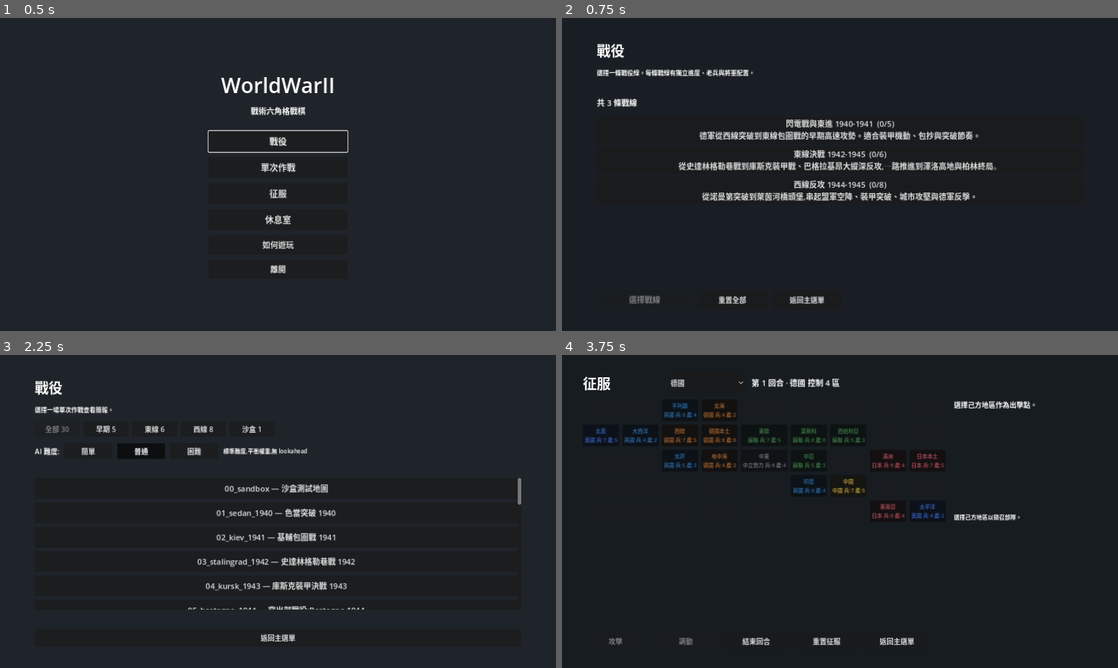
Above: before the commit, frames 1-4 (two rows, left to right).
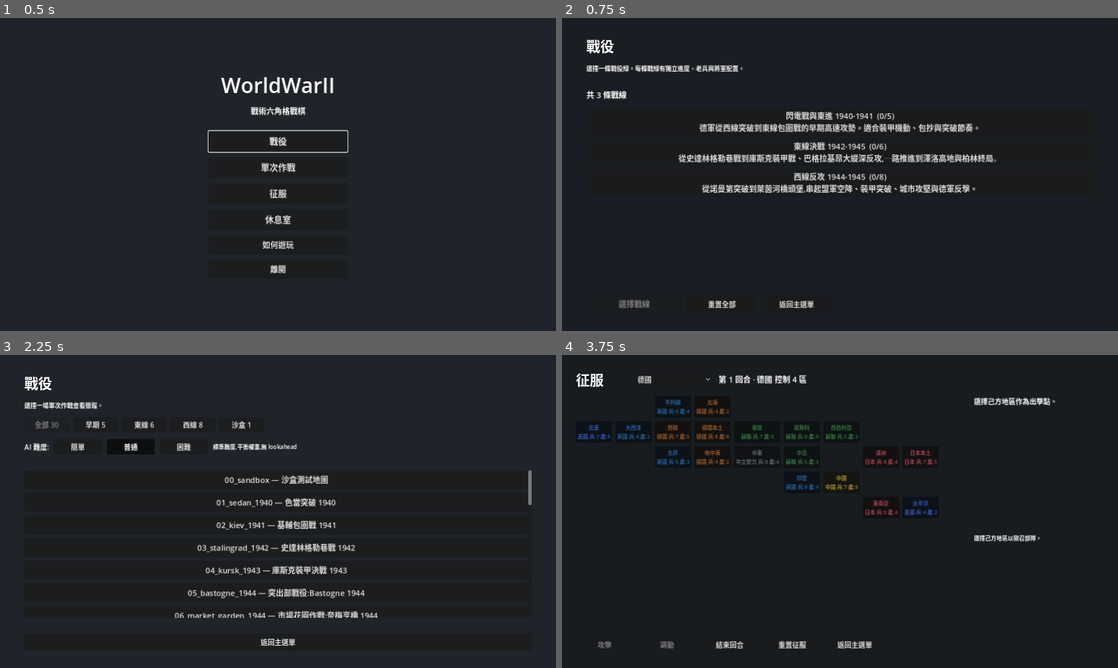
Above: after the commit, the same moments.

Repository: Fischer-Zhang/WorldWarII
Game: Godot game, scene res://scenes/main_menu.tscn
The game is run twice, just before and just after one commit, with the same random seed, the same clock (stepped at 60 frames per second) and the same inputs.
Inputs:
- Up to frame 1 (0.5 s): no input
- Up to frame 2 (0.75 s): click "戰役" at 0.5 s
- Up to frame 3 (2.25 s): click "返回主選單" at 1.25 s; click "單次作戰" at 2 s
- Up to frame 4 (3.75 s): click "返回主選單" at 2.75 s; click "征服" at 3.5 s

Frame 1 is identical in both runs. In frame 2, 9.4% of the frame differs, in the area x 4-79%, y 6-93%; in frame 3, 7.0%; in frame 4, 5.8%.

Commit message:
Tighten menu screen layouts

Diff:
--- a/scenes/briefing.tscn
+++ b/scenes/briefing.tscn
@@ -19,10 +19,10 @@
 anchors_preset = 15
 anchor_right = 1.0
 anchor_bottom = 1.0
-theme_override_constants/margin_left = 80
-theme_override_constants/margin_right = 80
-theme_override_constants/margin_top = 50
-theme_override_constants/margin_bottom = 50
+theme_override_constants/margin_left = 56
+theme_override_constants/margin_right = 56
+theme_override_constants/margin_top = 40
+theme_override_constants/margin_bottom = 40
 
 [node name="VBox" type="VBoxContainer" parent="Margin"]
 theme_override_constants/separation = 18
@@ -33,10 +33,9 @@
 
 [node name="BriefingScroll" type="ScrollContainer" parent="Margin/VBox"]
 size_flags_vertical = 3
-custom_minimum_size = Vector2(0, 400)
 
 [node name="Briefing" type="RichTextLabel" parent="Margin/VBox/BriefingScroll"]
-custom_minimum_size = Vector2(1100, 400)
+size_flags_horizontal = 3
 bbcode_enabled = true
 fit_content = true
 scroll_active = false
--- a/scenes/campaign.tscn
+++ b/scenes/campaign.tscn
@@ -19,10 +19,10 @@
 anchors_preset = 15
 anchor_right = 1.0
 anchor_bottom = 1.0
-theme_override_constants/margin_left = 80
-theme_override_constants/margin_right = 80
-theme_override_constants/margin_top = 50
-theme_override_constants/margin_bottom = 50
+theme_override_constants/margin_left = 56
+theme_override_constants/margin_right = 56
+theme_override_constants/margin_top = 40
+theme_override_constants/margin_bottom = 40
 
 [node name="VBox" type="VBoxContainer" parent="Margin"]
 theme_override_constants/separation = 16
@@ -36,7 +36,7 @@
 text = "選擇一條戰役線。每條戰線有獨立進度、老兵與將軍配置。"
 
 [node name="Spacer1" type="Control" parent="Margin/VBox"]
-custom_minimum_size = Vector2(0, 12)
+custom_minimum_size = Vector2(0, 4)
 
 [node name="Status" type="Label" parent="Margin/VBox"]
 theme_override_font_sizes/font_size = 18
@@ -50,7 +50,7 @@
 theme_override_constants/separation = 6
 
 [node name="Spacer2" type="Control" parent="Margin/VBox"]
-custom_minimum_size = Vector2(0, 12)
+custom_minimum_size = Vector2(0, 4)
 
 [node name="Buttons" type="HBoxContainer" parent="Margin/VBox"]
 theme_override_constants/separation = 12
--- a/scenes/conquest.tscn
+++ b/scenes/conquest.tscn
@@ -19,10 +19,10 @@
 anchors_preset = 15
 anchor_right = 1.0
 anchor_bottom = 1.0
-theme_override_constants/margin_left = 48
-theme_override_constants/margin_right = 48
-theme_override_constants/margin_top = 40
-theme_override_constants/margin_bottom = 40
+theme_override_constants/margin_left = 32
+theme_override_constants/margin_right = 32
+theme_override_constants/margin_top = 32
+theme_override_constants/margin_bottom = 32
 
 [node name="VBox" type="VBoxContainer" parent="Margin"]
 theme_override_constants/separation = 14
@@ -31,7 +31,7 @@
 theme_override_constants/separation = 14
 
 [node name="Title" type="Label" parent="Margin/VBox/Header"]
-custom_minimum_size = Vector2(180, 40)
+custom_minimum_size = Vector2(120, 40)
 theme_override_font_sizes/font_size = 32
 text = "征服"
 
@@ -59,7 +59,7 @@
 columns = 9
 
 [node name="DetailPanel" type="VBoxContainer" parent="Margin/VBox/Body"]
-custom_minimum_size = Vector2(330, 0)
+custom_minimum_size = Vector2(300, 0)
 
 [node name="Detail" type="RichTextLabel" parent="Margin/VBox/Body/DetailPanel"]
 size_flags_vertical = 3
@@ -68,7 +68,7 @@
 text = ""
 
 [node name="RecruitScroll" type="ScrollContainer" parent="Margin/VBox/Body/DetailPanel"]
-custom_minimum_size = Vector2(0, 260)
+custom_minimum_size = Vector2(0, 220)
 horizontal_scroll_mode = 0
 
 [node name="RecruitList" type="VBoxContainer" parent="Margin/VBox/Body/DetailPanel/RecruitScroll"]
@@ -79,21 +79,21 @@
 theme_override_constants/separation = 12
 
 [node name="AttackButton" type="Button" parent="Margin/VBox/Actions"]
-custom_minimum_size = Vector2(150, 44)
+custom_minimum_size = Vector2(132, 44)
 text = "攻擊"
 
 [node name="TransferButton" type="Button" parent="Margin/VBox/Actions"]
-custom_minimum_size = Vector2(150, 44)
+custom_minimum_size = Vector2(132, 44)
 text = "調動"
 
 [node name="EndTurnButton" type="Button" parent="Margin/VBox/Actions"]
-custom_minimum_size = Vector2(150, 44)
+custom_minimum_size = Vector2(132, 44)
 text = "結束回合"
 
 [node name="ResetButton" type="Button" parent="Margin/VBox/Actions"]
-custom_minimum_size = Vector2(150, 44)
+custom_minimum_size = Vector2(132, 44)
 text = "重置征服"
 
 [node name="BackButton" type="Button" parent="Margin/VBox/Actions"]
-custom_minimum_size = Vector2(150, 44)
+custom_minimum_size = Vector2(132, 44)
 text = "返回主選單"
--- a/scenes/help.tscn
+++ b/scenes/help.tscn
@@ -19,10 +19,10 @@
 anchors_preset = 15
 anchor_right = 1.0
 anchor_bottom = 1.0
-theme_override_constants/margin_left = 80
-theme_override_constants/margin_right = 80
-theme_override_constants/margin_top = 50
-theme_override_constants/margin_bottom = 50
+theme_override_constants/margin_left = 56
+theme_override_constants/margin_right = 56
+theme_override_constants/margin_top = 40
+theme_override_constants/margin_bottom = 40
 
 [node name="VBox" type="VBoxContainer" parent="Margin"]
 theme_override_constants/separation = 18
@@ -33,10 +33,9 @@
 
 [node name="HelpScroll" type="ScrollContainer" parent="Margin/VBox"]
 size_flags_vertical = 3
-custom_minimum_size = Vector2(0, 460)
 
 [node name="HelpText" type="RichTextLabel" parent="Margin/VBox/HelpScroll"]
-custom_minimum_size = Vector2(1100, 460)
+size_flags_horizontal = 3
 bbcode_enabled = true
 fit_content = true
 scroll_active = false
--- a/scenes/lounge.tscn
+++ b/scenes/lounge.tscn
@@ -19,13 +19,13 @@
 anchors_preset = 15
 anchor_right = 1.0
 anchor_bottom = 1.0
-theme_override_constants/margin_left = 80
-theme_override_constants/margin_right = 80
-theme_override_constants/margin_top = 50
-theme_override_constants/margin_bottom = 50
+theme_override_constants/margin_left = 56
+theme_override_constants/margin_right = 56
+theme_override_constants/margin_top = 36
+theme_override_constants/margin_bottom = 36
 
 [node name="VBox" type="VBoxContainer" parent="Margin"]
-theme_override_constants/separation = 14
+theme_override_constants/separation = 10
 
 [node name="Title" type="Label" parent="Margin/VBox"]
 theme_override_font_sizes/font_size = 32
@@ -49,7 +49,7 @@
 
 [node name="Body" type="HBoxContainer" parent="Margin/VBox"]
 size_flags_vertical = 3
-theme_override_constants/separation = 18
+theme_override_constants/separation = 14
 
 [node name="GeneralsPanel" type="VBoxContainer" parent="Margin/VBox/Body"]
 size_flags_horizontal = 3
--- a/scenes/main_menu.tscn
+++ b/scenes/main_menu.tscn
@@ -20,9 +20,9 @@
 anchor_right = 0.5
 anchor_bottom = 1.0
 offset_left = -160.0
-offset_top = 72.0
+offset_top = 48.0
 offset_right = 160.0
-offset_bottom = -72.0
+offset_bottom = -48.0
 theme_override_constants/separation = 12
 alignment = 1
 
--- a/scenes/scenario_select.tscn
+++ b/scenes/scenario_select.tscn
@@ -19,10 +19,10 @@
 anchors_preset = 15
 anchor_right = 1.0
 anchor_bottom = 1.0
-theme_override_constants/margin_left = 80
-theme_override_constants/margin_right = 80
-theme_override_constants/margin_top = 50
-theme_override_constants/margin_bottom = 50
+theme_override_constants/margin_left = 56
+theme_override_constants/margin_right = 56
+theme_override_constants/margin_top = 40
+theme_override_constants/margin_bottom = 40
 
 [node name="VBox" type="VBoxContainer" parent="Margin"]
 theme_override_constants/separation = 16
@@ -65,7 +65,7 @@
 text = ""
 
 [node name="Spacer1" type="Control" parent="Margin/VBox"]
-custom_minimum_size = Vector2(0, 12)
+custom_minimum_size = Vector2(0, 4)
 
 [node name="ListScroll" type="ScrollContainer" parent="Margin/VBox"]
 size_flags_vertical = 3
@@ -75,7 +75,7 @@
 theme_override_constants/separation = 8
 
 [node name="Spacer2" type="Control" parent="Margin/VBox"]
-custom_minimum_size = Vector2(0, 12)
+custom_minimum_size = Vector2(0, 4)
 
 [node name="BackButton" type="Button" parent="Margin/VBox"]
 custom_minimum_size = Vector2(0, 40)
--- a/scripts/ui/campaign.gd
+++ b/scripts/ui/campaign.gd
@@ -43,7 +43,7 @@
 		var cstate := CampaignManager.campaign_state(state, cid, order)
 		var progress := int(cstate.get("progress", 0))
 		var btn := Button.new()
-		btn.custom_minimum_size = Vector2(0, 64)
+		btn.custom_minimum_size = Vector2(0, 58)
 		btn.add_theme_font_size_override("font_size", 18)
 		btn.text = "%s  (%d/%d)\n%s" % [
 			String(campaign.get("title", cid)),
@@ -78,7 +78,7 @@
 		var scenario: Dictionary = DataLoader.get_scenario(sid)
 		var title := String(scenario.get("title", sid))
 		var btn := Button.new()
-		btn.custom_minimum_size = Vector2(0, 54)
+		btn.custom_minimum_size = Vector2(0, 50)
 		btn.add_theme_font_size_override("font_size", 18)
 		var prefix := "[?]"
 		var color := Color(0.6, 0.6, 0.6)
--- a/scripts/ui/lounge.gd
+++ b/scripts/ui/lounge.gd
@@ -65,7 +65,7 @@
 		var cost := LoungeManager.general_upgrade_cost(level)
 		var mods := LoungeManager.general_upgrade_mods(general_def, min(level + 1, LoungeManager.MAX_GENERAL_LEVEL))
 		var btn := Button.new()
-		btn.custom_minimum_size = Vector2(0, 76)
+		btn.custom_minimum_size = Vector2(0, 70)
 		btn.add_theme_font_size_override("font_size", 16)
 		btn.text = "%s「%s」  Lv %d/%d\n%s\n%s" % [
 			String(general_def.get("name_zh", gid)),
@@ -90,7 +90,7 @@
 		var cost := LoungeManager.tech_upgrade_cost(tech_def, level)
 		var next_mods: Dictionary = levels[level] if level < levels.size() else {}
 		var btn := Button.new()
-		btn.custom_minimum_size = Vector2(0, 86)
+		btn.custom_minimum_size = Vector2(0, 78)
 		btn.add_theme_font_size_override("font_size", 16)
 		btn.text = "%s  Lv %d/%d\n%s\n%s" % [
 			String(tech_def.get("name_zh", tid)),
--- a/scripts/ui/scenario_select.gd
+++ b/scripts/ui/scenario_select.gd
@@ -81,7 +81,7 @@
 			continue
 		var btn := Button.new()
 		btn.text = "%s — %s" % [scenario.get("id", ""), scenario.get("title", "(無標題)")]
-		btn.custom_minimum_size = Vector2(0, 48)
+		btn.custom_minimum_size = Vector2(0, 44)
 		btn.add_theme_font_size_override("font_size", 18)
 		btn.pressed.connect(func(): _on_scenario_picked(scenario_id))
 		list.add_child(btn)
